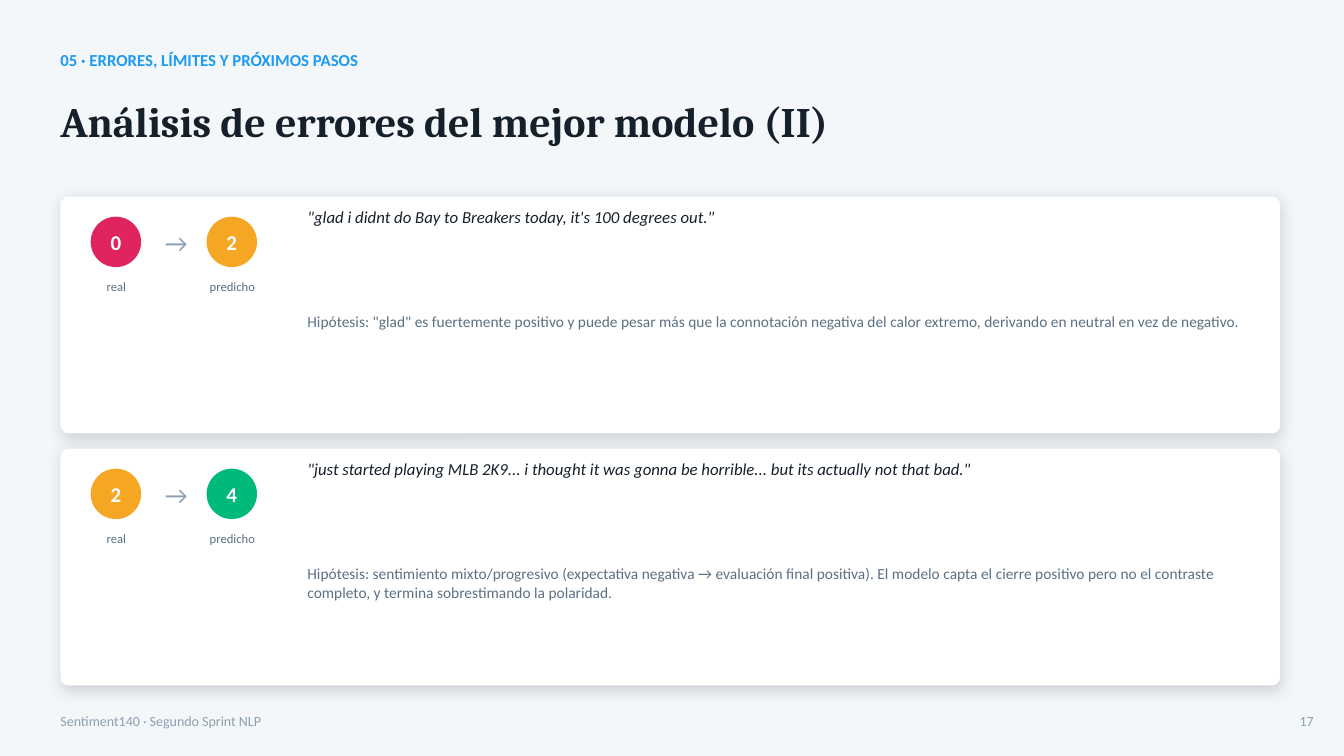
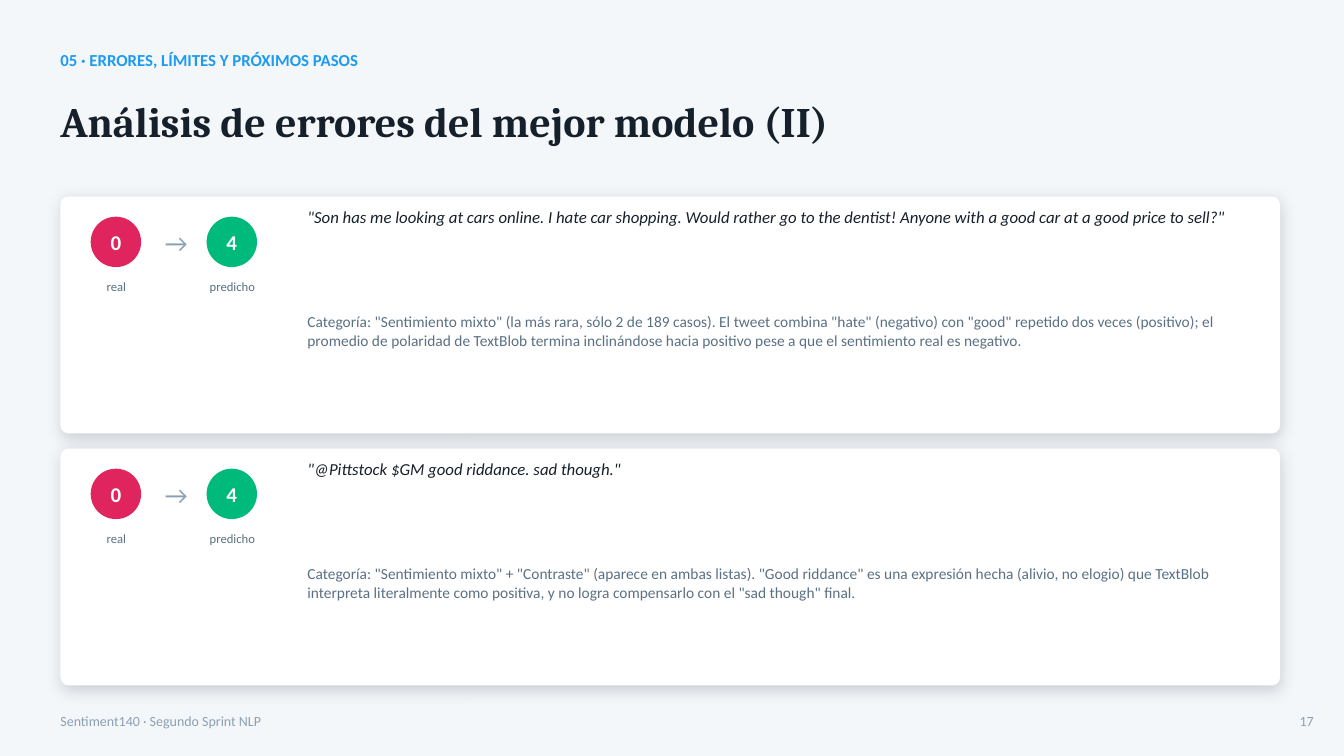
Before and after one commit to XioSawin/DiplomaturaIA, a slide deck: slide 19 of TP3/TP_Sprint2_Presentacion_Resultados.pptx. Drawn at 1344x756 pixels with LibreOffice and Linux fonts; fonts in the diff are those of the drawing. Boxes give left, top, right and bottom in pixels: in the first picture for what was removed or moved away, otherwise in the second. Text is boxed around its words. In the diff, an @@ line names an element or a change of style, - is before the commit and + after.

```diff
--- a/TP3/TP_Sprint2_Presentacion_Resultados.pptx
+++ b/TP3/TP_Sprint2_Presentacion_Resultados.pptx
@@ ellipse at [207,217,257,267]: fill #F5A623 to #00BA7C @@
@@ text at [226,236,237,250]: text changed @@
-2
+4
@@ text at [307,211,1225,226]: text changed @@
-"glad i didnt do Bay to Breakers today, it's 100 degrees out."
+"Son has me looking at cars online. I hate car shopping. Would rather go to the dentist! Anyone with a good car at a good price to sell?"
@@ text at [307,316,1213,349]: text changed @@
-Hipótesis: "glad" es fuertemente positivo y puede pesar más que la connotación negativa del calor extremo, derivando en neutral en vez de negativo.
+Categoría: "Sentimiento mixto" (la más rara, sólo 2 de 189 casos). El tweet combina "hate" (negativo) con "good" repetido dos veces (positivo); el promedio de polaridad de TextBlob termina inclinándose hacia positivo pese a que el sentimiento real es negativo.
@@ ellipse at [91,469,141,519]: fill #F5A623 to #E0245E @@
@@ text at [307,463,621,478]: text changed @@
-"just started playing MLB 2K9... i thought it was gonna be horrible... but its actually not that bad."
+"@Pittstock $GM good riddance. sad though."
@@ text at [111,488,122,502]: text changed @@
-2
+0
@@ text at [307,568,1209,601]: text changed @@
-Hipótesis: sentimiento mixto/progresivo (expectativa negativa → evaluación final positiva). El modelo capta el cierre positivo pero no el contraste completo, y termina sobrestimando la polaridad.
+Categoría: "Sentimiento mixto" + "Contraste" (aparece en ambas listas). "Good riddance" es una expresión hecha (alivio, no elogio) que TextBlob interpreta literalmente como positiva, y no logra compensarlo con el "sad though" final.
```
Also in this commit, not shown: 8 other slides changed.
